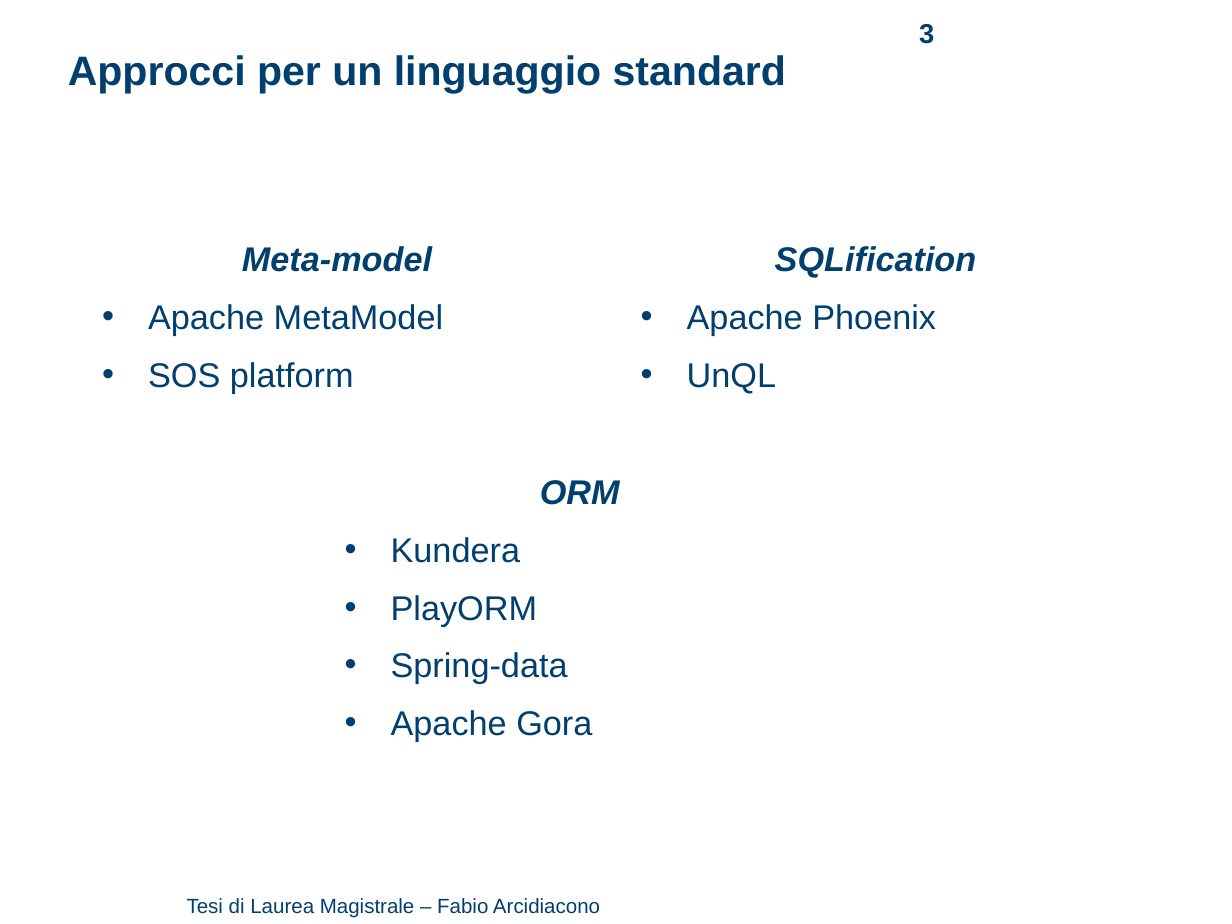
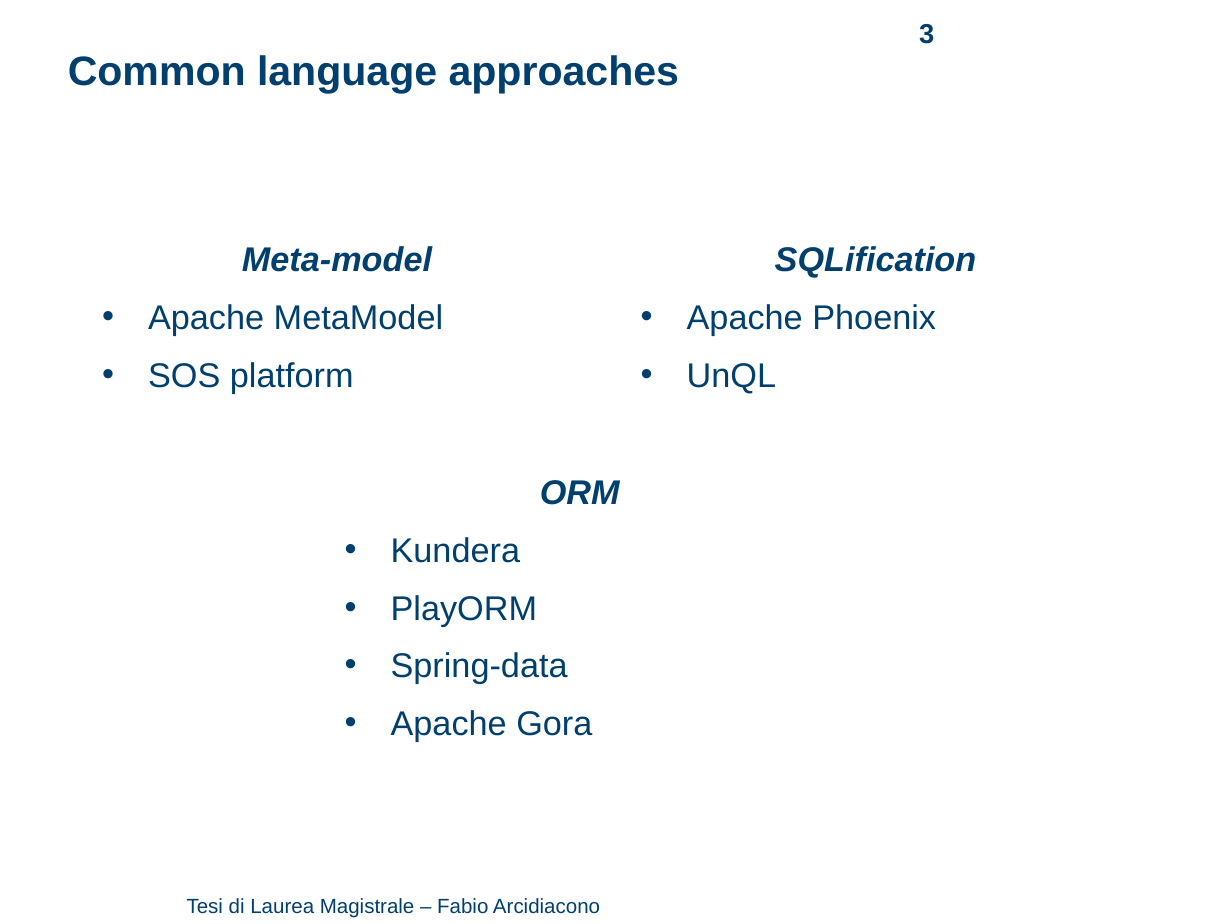
Before and after one commit to arci/thesis, a slide deck: slide 3 of presentation/ThesisPresentation.ppt. Drawn at 1232x924 pixels with LibreOffice and Linux fonts; fonts in the diff are those of the drawing; background and template pictures are left out. Boxes give left, top, right and bottom in pixels: in the first picture for what was removed or moved away, otherwise in the second. Text is boxed around its words. In the diff, an @@ line names an element or a change of style, - is before the commit and + after.

```diff
--- a/presentation/ThesisPresentation.ppt
+++ b/presentation/ThesisPresentation.ppt
@@ text at [68,55,679,94]: text changed @@
-Approcci per un linguaggio standard
+Common language approaches
```
Also in this commit, not shown: 7 other slides changed, 1 other file.
